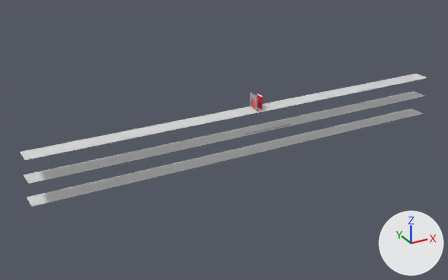
The Blender file models/untitled.blend: old version first, new version second.
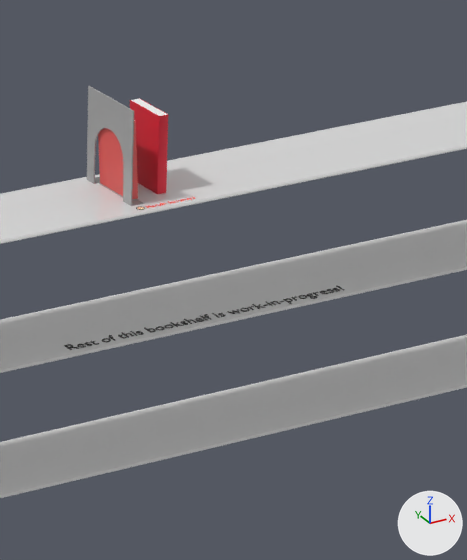
Each version appears first whole from a 50 mm lens placed at (-34.8, -56.0, 25.1), pointed at (-3.4, 1.1, -3.4), and next in a close-up on the part from 53% to 69% of the width and 28% to 60% of the height. Arrows for +X, +Y and +Z are at lower right; the lights stay in place.

Script lines for the objects in view, before the commit:
```python
ob_book_002 = bpy.data.objects.new('book.002', me_cube_004)
ob_book_002.location = (0.11, 0.25, 0.77)
ob_book_002.rotation_euler = (0.0, -0.0581, 0.0)  # degrees (0, -3.3, 0)
ob_cutout = bpy.data.objects.new('cutout', me_cylinder)
ob_cutout.location = (-0.0238, 0.257, 0.719)
ob_cutout.rotation_euler = (0.0, 1.571, 0.0)  # degrees (0, 90, 0)
ob_paper_001 = bpy.data.objects.new('paper.001', me_cube_005)
ob_paper_001.location = (0.76, 0.26, 0.77)
ob_support_board = bpy.data.objects.new('support_board', me_plane)
ob_support_board.location = (-0.04, 0.26, 0.92)
ob_support_board.scale = (1.0, 0.907, 0.907)
ob_wip = bpy.data.objects.new('wip', txt_text_001)
ob_wip.location = (1.59, -0.71, -2.46)
# also in view: 'bookshelf' at (0.0, 0.1, -2.5); 'book.001' at (0.8, 0.3, 0.8)
```
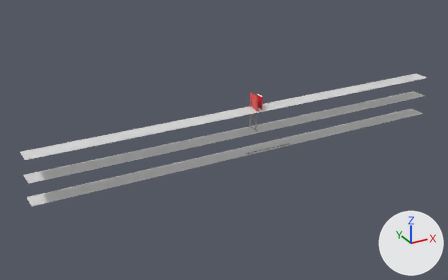
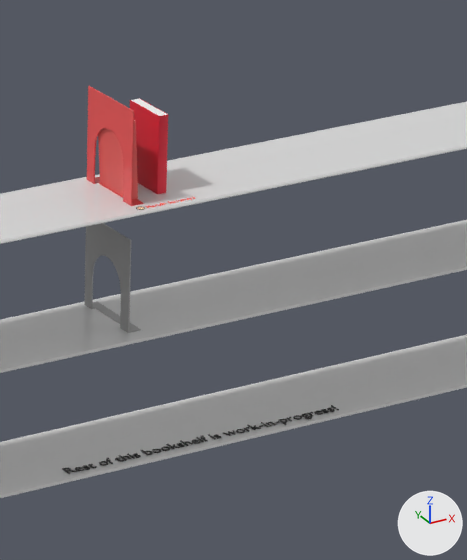
What differs and where, as boxes [x1, y1, x2, y2] in the close-ups (467 x 560 px):
'support_board', surface changed, recoloured (grey to red)
    both: [87, 86, 144, 206]
'support_board.001', added
    after: [84, 223, 141, 333]
'wip', moved
    before: [64, 285, 344, 350]
    after: [62, 405, 339, 474]

Edits to the bpy script that builds the scene:
```text
Change mat_material_007:
    remove mat_material_007.texture = img_paper_png
    add mat_material_007.base_color = (0.836, 0.0891, 0.0891)  # red #ec5454
    mat_material_007.roughness: 0.5 -> 0.0
Change me_plane:
    where me_plane.from_pydata(...)  # 16 vertices, 14 faces; spans x -0.03..0.25, y -0.87..0.84, z -1.0..1.01
    remove me_plane.materials.append(mat_material_004)  # grey #a8a8a8
    add me_plane.materials.append(mat_material_007)  # red #ec5454
Add me_plane_002:
    me_plane_002.from_pydata([(-0.01, -0.87, -1.0), (-0.01, -0.87, 1.01), (-0.01, 0.84, -1.0), (-0.01, 0.84, 1.01), (-0.03, 0.84, -1.0), (-0.03, -0.87, -1.0), (-0.03, -0.87, 1.01), (-0.03, 0.84, 1.01), (-0.01, -0.87, -0.98), (-0.01, 0.84, -0.98), (-0.03, -0.87, -0.98), (-0.03, 0.84, -0.98), (0.25, 0.84, -1.0), (0.25, -0.87, -1.0), (0.25, 0.84, -0.98), (0.25, -0.87, -0.98)], [], [(8, 9, 3, 1), (10, 6, 7, 11), (1, 3, 7, 6), (2, 0, 5, 4), (9, 2, 4, 11), (8, 1, 6, 10), (0, 8, 10, 5), (3, 9, 11, 7), (5, 10, 11, 4), (9, 8, 15, 14), (13, 12, 14, 15), (0, 2, 12, 13), (2, 9, 14, 12), (8, 0, 13, 15)])
    me_plane_002.materials.append(mat_material_004)  # grey #a8a8a8
Change ob_wip:
    ob_wip.location: (1.59, -0.71, -2.46) -> (1.59, -0.71, -4.92)
Add ob_support_board_001:
    ob_support_board_001 = bpy.data.objects.new('support_board.001', me_plane_002)
    ob_support_board_001.location = (-0.04, 0.26, -1.56)
    ob_support_board_001.scale = (1.0, 0.907, 0.907)
    _m = ob_support_board_001.modifiers.new('Boolean', 'BOOLEAN')
    _m.object = ob_cutout_001
Add ob_cutout_001:
    ob_cutout_001 = bpy.data.objects.new('cutout.001', me_cylinder.copy())  # the mesh of ob_cutout
    ob_cutout_001.location = (-0.0238, 0.257, -1.759)
    ob_cutout_001.rotation_euler = (0.0, 1.571, 0.0)  # degrees (0, 90, 0)
    _m = ob_cutout_001.modifiers.new('Subdivision', 'SUBSURF')
    _m.levels = 2
    ob_cutout_001.hide_render = True
```
